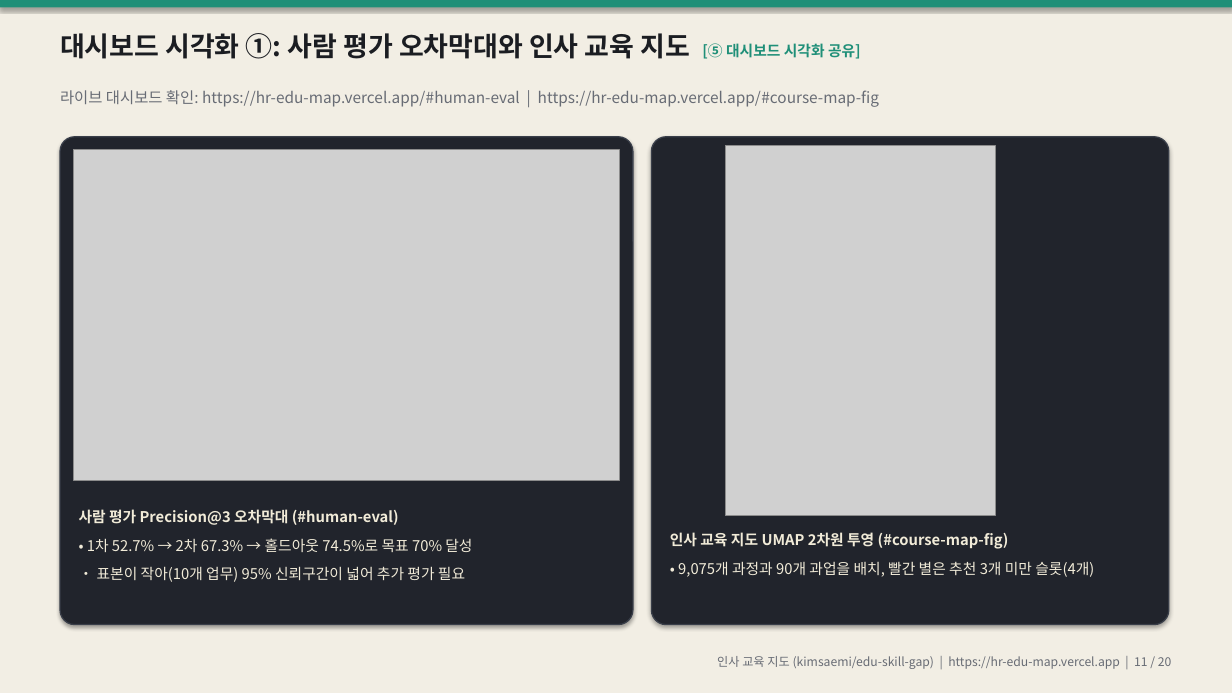
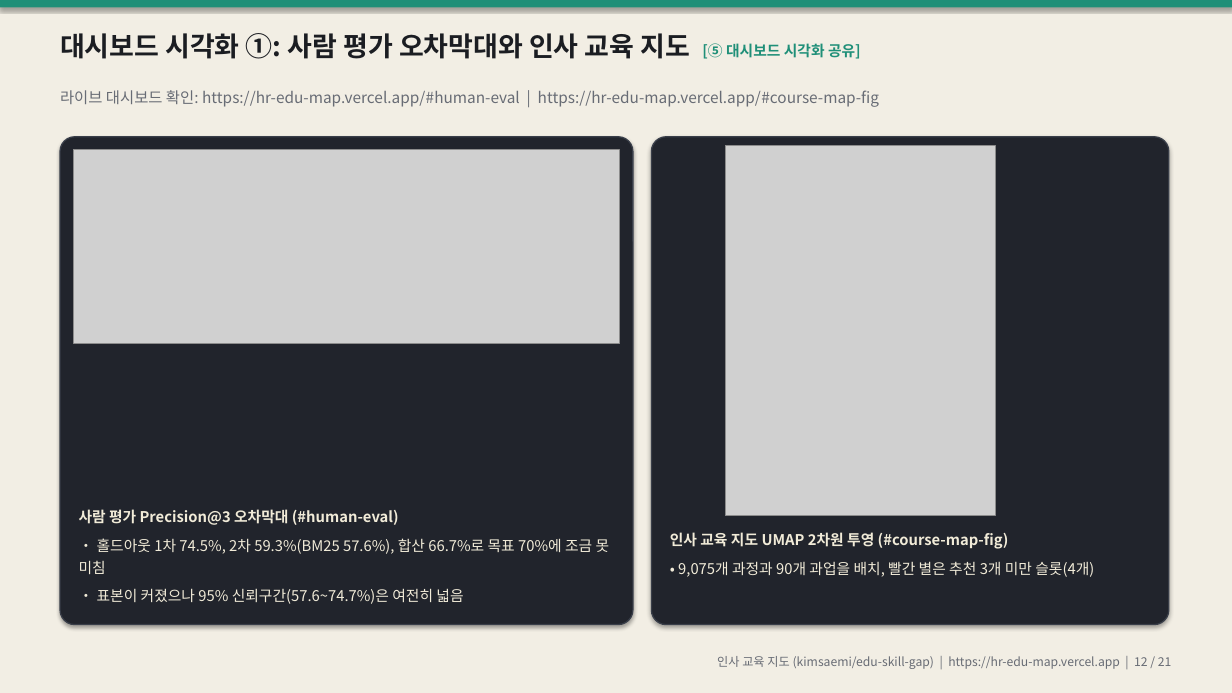
Before and after one commit to kimsaemi/edu-skill-gap, a slide deck: slide 12 of presentation/HR_교육지도_발표.pptx (slide 11 before the commit). Drawn at 1232x693 pixels with LibreOffice and Linux fonts; fonts in the diff are those of the drawing; grey boxes stand for pictures. Boxes give left, top, right and bottom in pixels: in the first picture for what was removed or moved away, otherwise in the second. Text is boxed around its words. In the diff, an @@ line names an element or a change of style, - is before the commit and + after.

Commit message:
feat: 홀드아웃 2차 결과(BM25 비교·가짜 추천 검정) 발표·PPT·대본 반영 (#27)

```diff
--- a/presentation/HR_교육지도_발표.pptx
+++ b/presentation/HR_교육지도_발표.pptx
@@ picture: place and size @@
-picture at (74, 150, 619, 481)
+picture at (74, 150, 619, 344)
@@ text at (79, 538, 610, 604): text changed @@
-• 1차 52.7% → 2차 67.3% → 홀드아웃 74.5%로 목표 70% 달성
-• 표본이 작아(10개 업무) 95% 신뢰구간이 넓어 추가 평가 필요
+• 홀드아웃 1차 74.5%, 2차 59.3%(BM25 57.6%), 합산 66.7%로 목표 70%에 조금 못 미침
+• 표본이 커졌으나 95% 신뢰구간(57.6~74.7%)은 여전히 넓음
@@ text at (717, 656, 1172, 669): text changed @@
-인사 교육 지도 (kimsaemi/edu-skill-gap) | https://hr-edu-map.vercel.app | 11 / 20
+인사 교육 지도 (kimsaemi/edu-skill-gap) | https://hr-edu-map.vercel.app | 12 / 21
```
Also in this commit, not shown: 19 other slides changed, 1 slide added, 8 other files.
